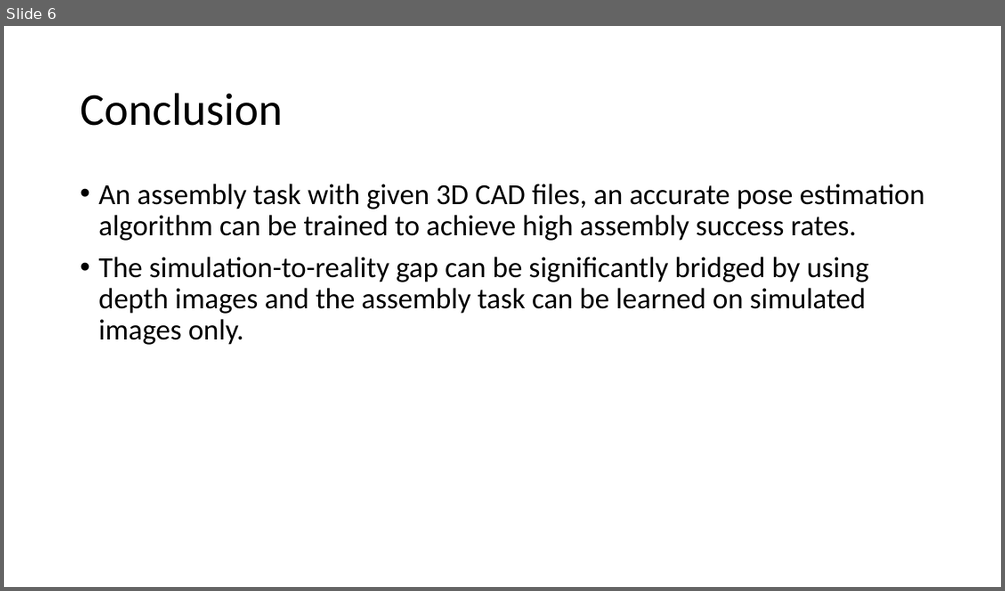
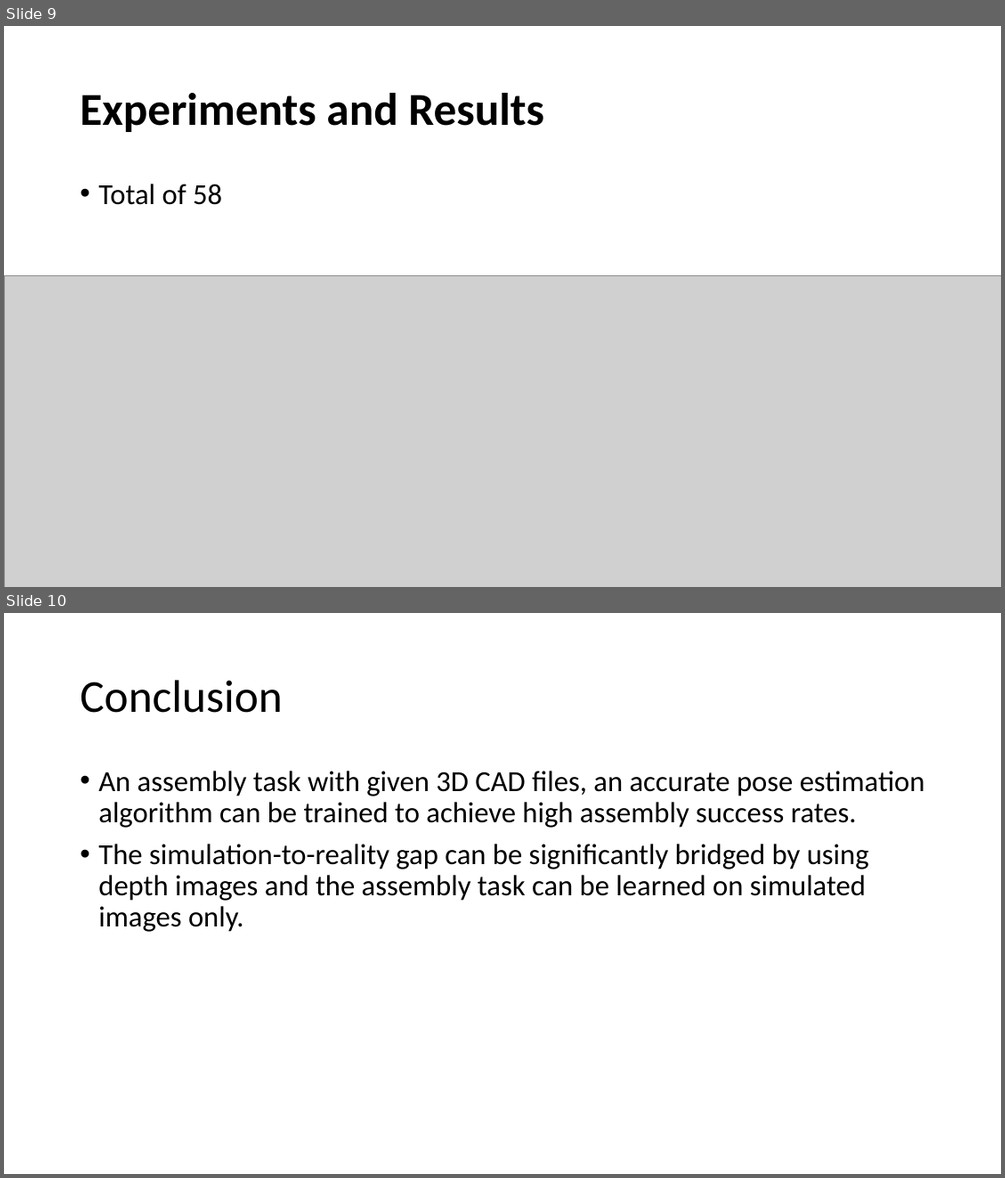
Before and after one commit to farjon/IRS_course, a slide deck: FinalProject/FinalProject.pptx. Shown one above the other, each under a label of ours: slide 6 before the commit, slides 9 and 10 after it. The pictures are 1005x591 and 1005x1178 pixels, drawn with LibreOffice and Linux fonts; fonts in the diff are those of the drawing; grey boxes stand for pictures. Boxes give left, top, right and bottom in pixels: in the first picture for what was removed or moved away, otherwise in the second. Text is boxed around its words. In the diff, an @@ line names an element or a change of style, - is before the commit and + after.

```diff
--- a/FinalProject/FinalProject.pptx
+++ b/FinalProject/FinalProject.pptx
@@ slide 9 added at box(4, 26, 1001, 587), background #FFFFFF @@
@@ title added at box(80, 93, 544, 132), 44 pt, text #000000, bold @@
+Experiments and Results
@@ text added at box(98, 184, 222, 205), 28 pt, text #000000 @@
+• Total of 58
@@ picture added at box(4, 276, 1001, 587) @@
@@ what was slide 6 is now slide 10 @@
```
Also in this commit, not shown: 5 slides changed, 4 other slides added, 1 slide removed, 10 other files.
